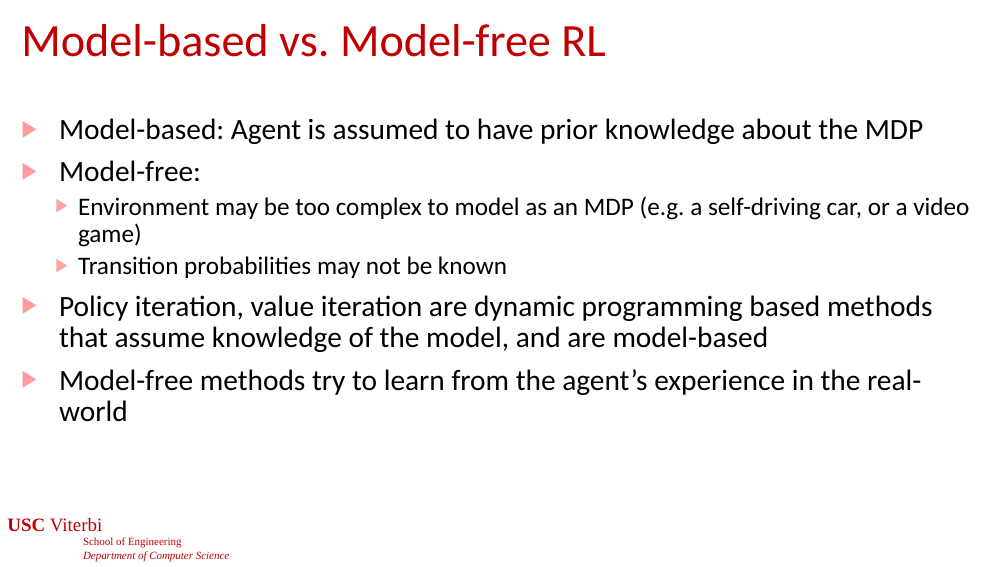
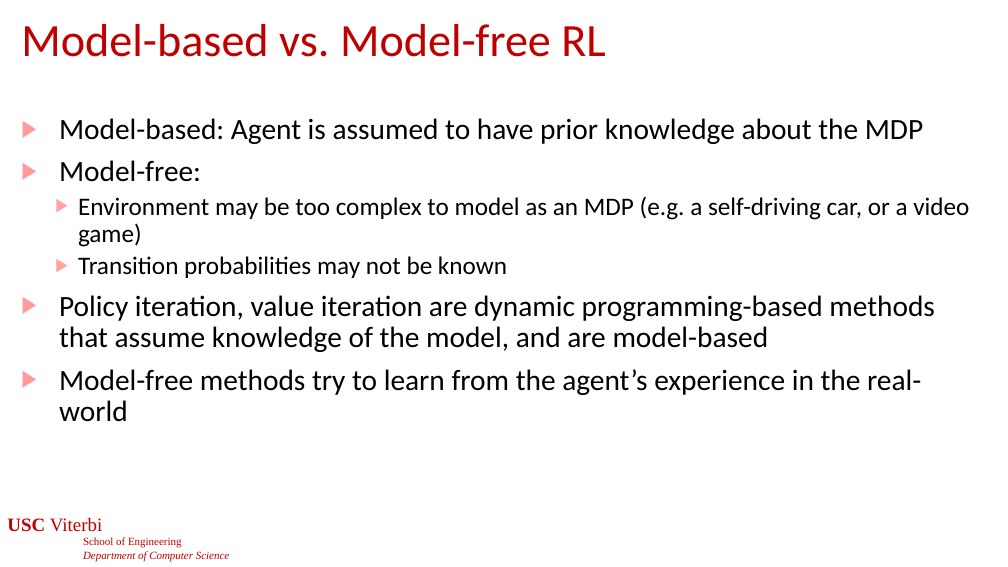
Before and after one commit to jdeshmukh/jdeshmukh.github.io, a slide deck: slide 28 of teaching/cs513-autocps-fall-2024/slides/RL.pptx. Drawn at 1008x567 pixels with LibreOffice and Linux fonts; fonts in the diff are those of the drawing; background and template pictures are left out. Boxes give left, top, right and bottom in pixels: in the first picture for what was removed or moved away, otherwise in the second. Text is boxed around its words. In the diff, an @@ line names an element or a change of style, - is before the commit and + after.

```diff
--- a/teaching/cs513-autocps-fall-2024/slides/RL.pptx
+++ b/teaching/cs513-autocps-fall-2024/slides/RL.pptx
@@ text at (59, 295, 935, 352): text changed @@
-▶ Policy iteration, value iteration are dynamic programming based methods that assume knowledge of the model, and are model-based
+▶ Policy iteration, value iteration are dynamic programming-based methods that assume knowledge of the model, and are model-based
```
Also in this commit, not shown: 3 other slides changed, 1 slide added, 2 other files.
